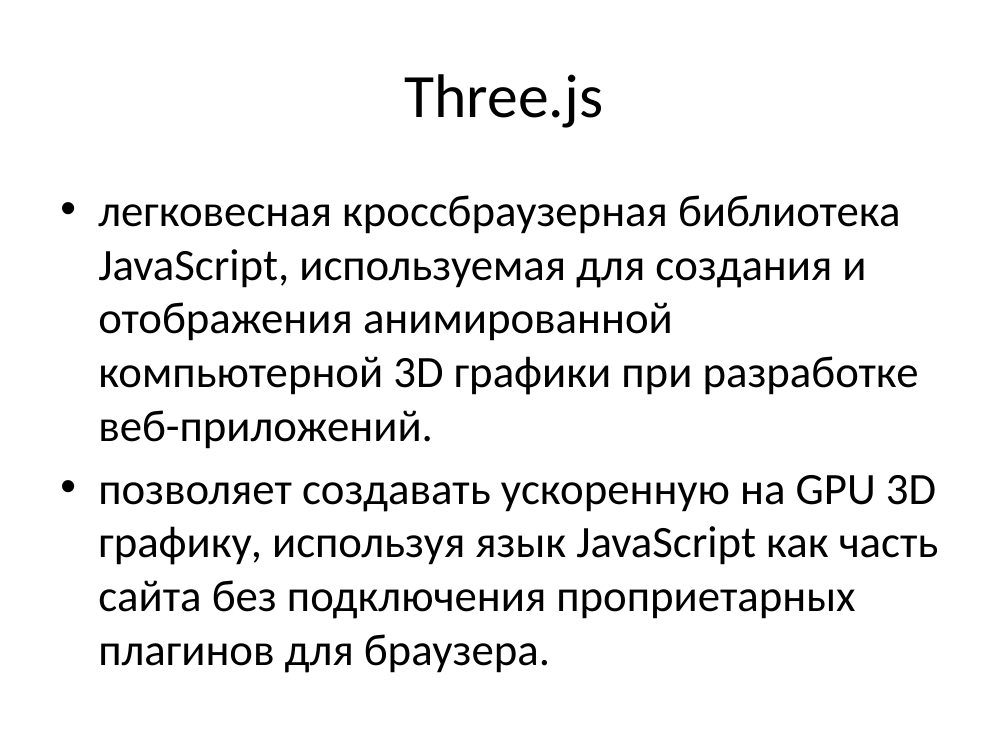
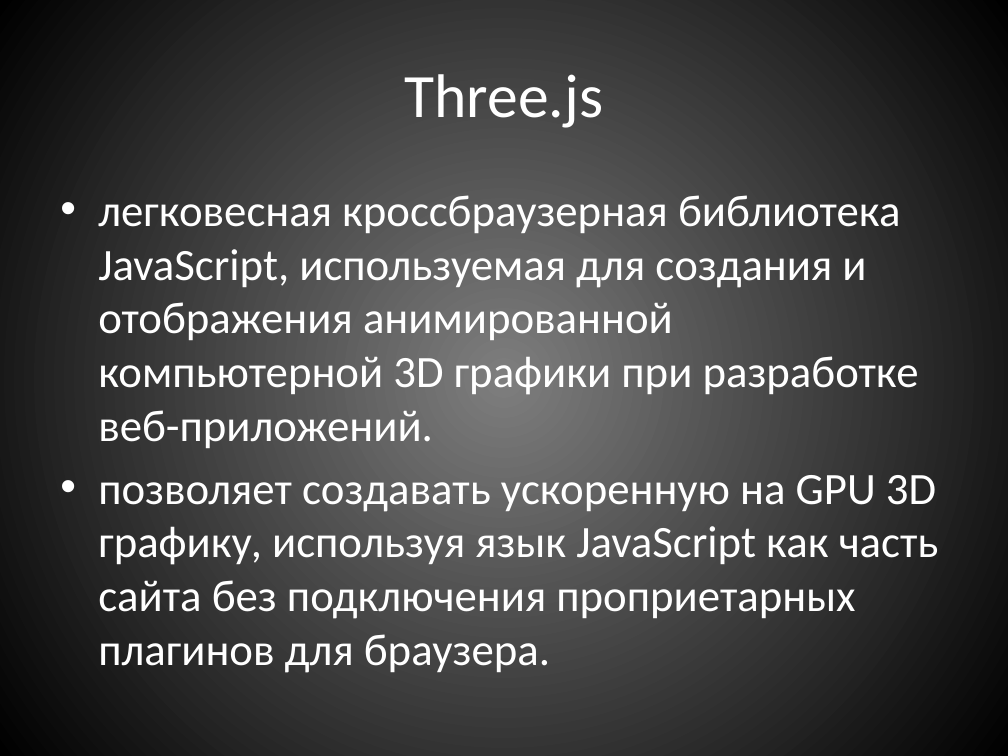
Before and after one commit to TheNech/RollingSphere, a slide deck: slide 2 of RollingSphere.pptx. Drawn at 1008x756 pixels with LibreOffice and Linux fonts; fonts in the diff are those of the drawing. Boxes give left, top, right and bottom in pixels: in the first picture for what was removed or moved away, otherwise in the second. Text is boxed around its words. In the diff, an @@ line names an element or a change of style, - is before the commit and + after.

```diff
--- a/RollingSphere.pptx
+++ b/RollingSphere.pptx
@@ background #FFFFFF to gradient #7F7F7F to #000000 @@
@@ title "Three.js" at <box>405,74,604,128</box>: text colour #000000 to #FFFFFF @@
@@ text "легковесная кроссбраузерная библиотека JavaScript, используе ..." at <box>98,195,939,673</box>: text colour #000000 to #FFFFFF @@
```
Also in this commit, not shown: 4 other slides changed, 7 slides added, 2 slides removed.
